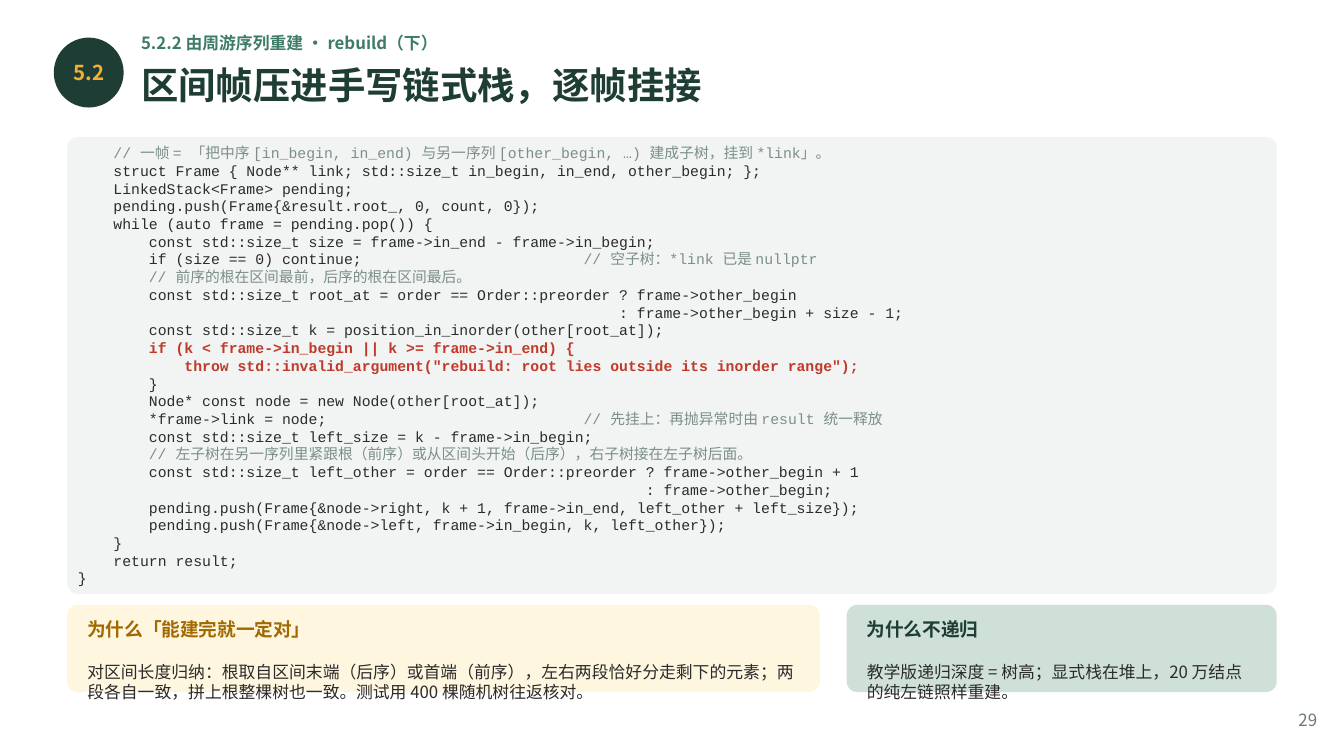
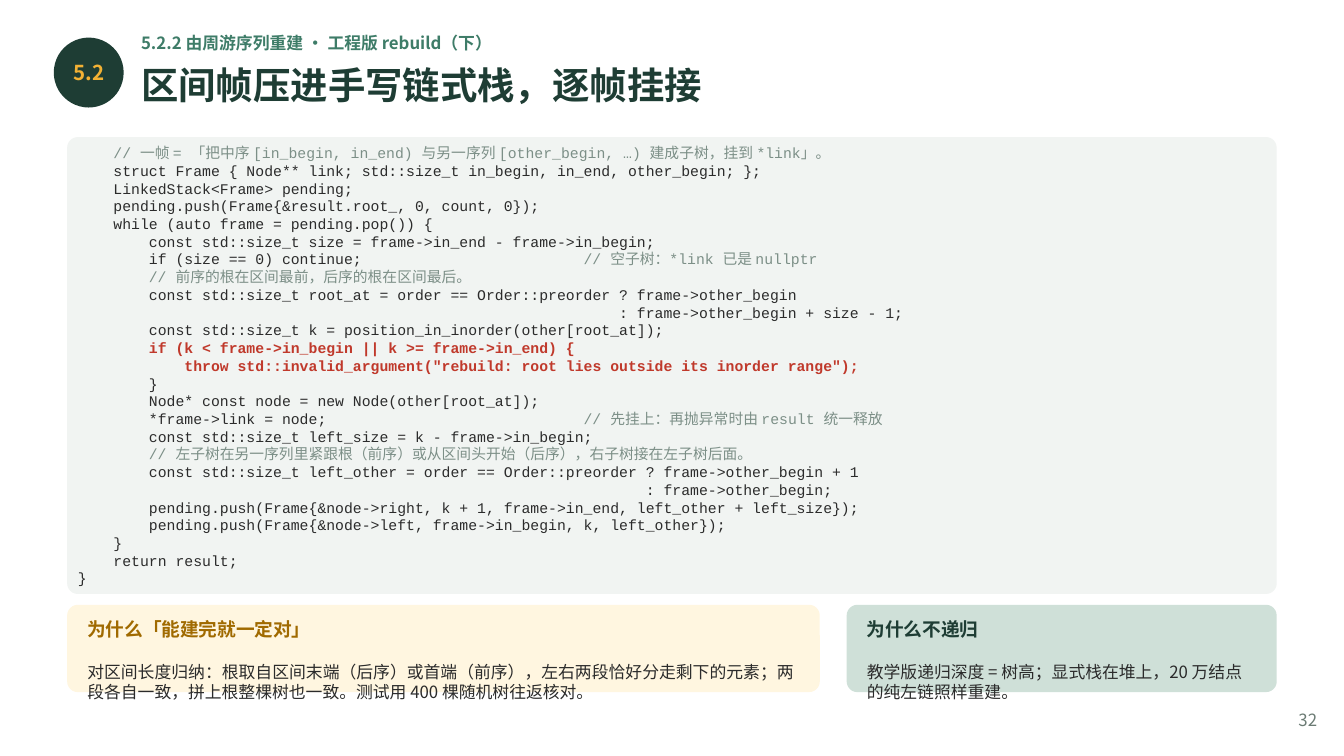
Before and after one commit to GMyhf/2026fall-cs201, a slide deck: slide 32 of courseware/202609_DSA_05_Binary_Tree.pptx (slide 29 before the commit). Drawn at 1344x756 pixels with LibreOffice and Linux fonts; fonts in the diff are those of the drawing. Boxes give left, top, right and bottom in pixels: in the first picture for what was removed or moved away, otherwise in the second. Text is boxed around its words. In the diff, an @@ line names an element or a change of style, - is before the commit and + after.

```diff
--- a/courseware/202609_DSA_05_Binary_Tree.pptx
+++ b/courseware/202609_DSA_05_Binary_Tree.pptx
@@ text at bbox=[141, 34, 492, 51]: text changed @@
-5.2.2 由周游序列重建 · rebuild（下）
+5.2.2 由周游序列重建 · 工程版 rebuild（下）
@@ text at bbox=[1298, 713, 1317, 726]: text changed @@
-29
+32
```
Also in this commit, not shown: 42 other slides changed, 3 slides added, 1 other file.
